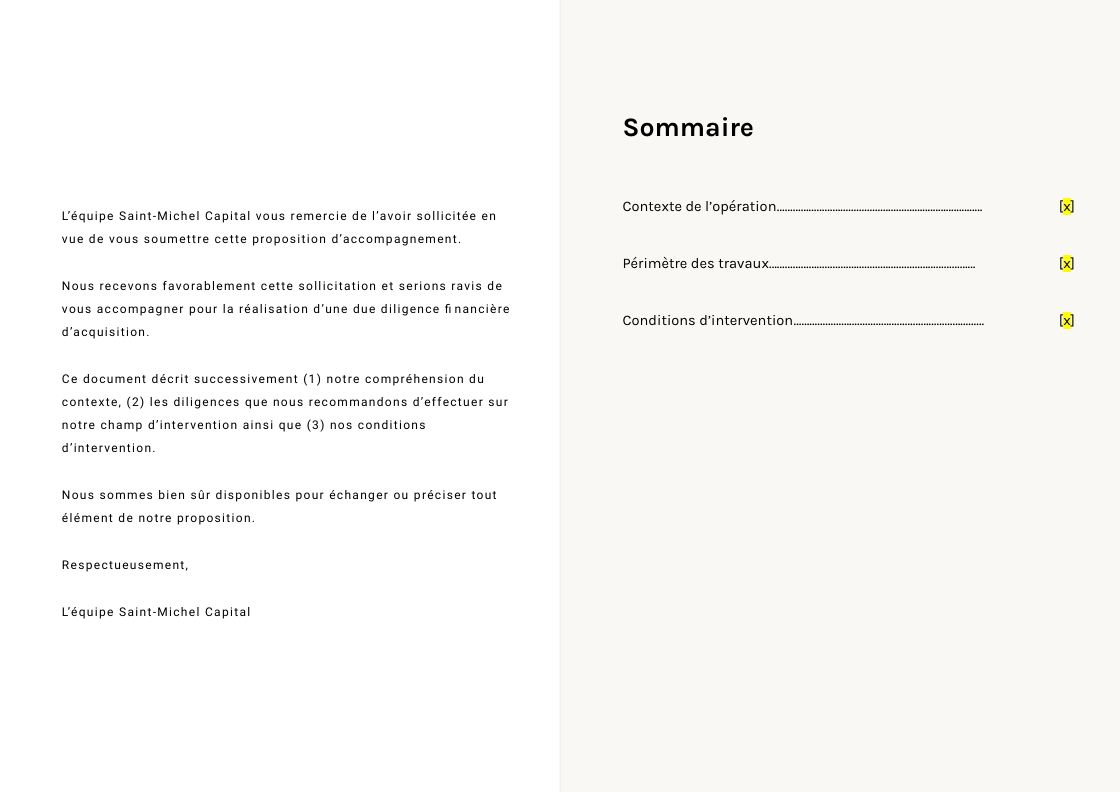
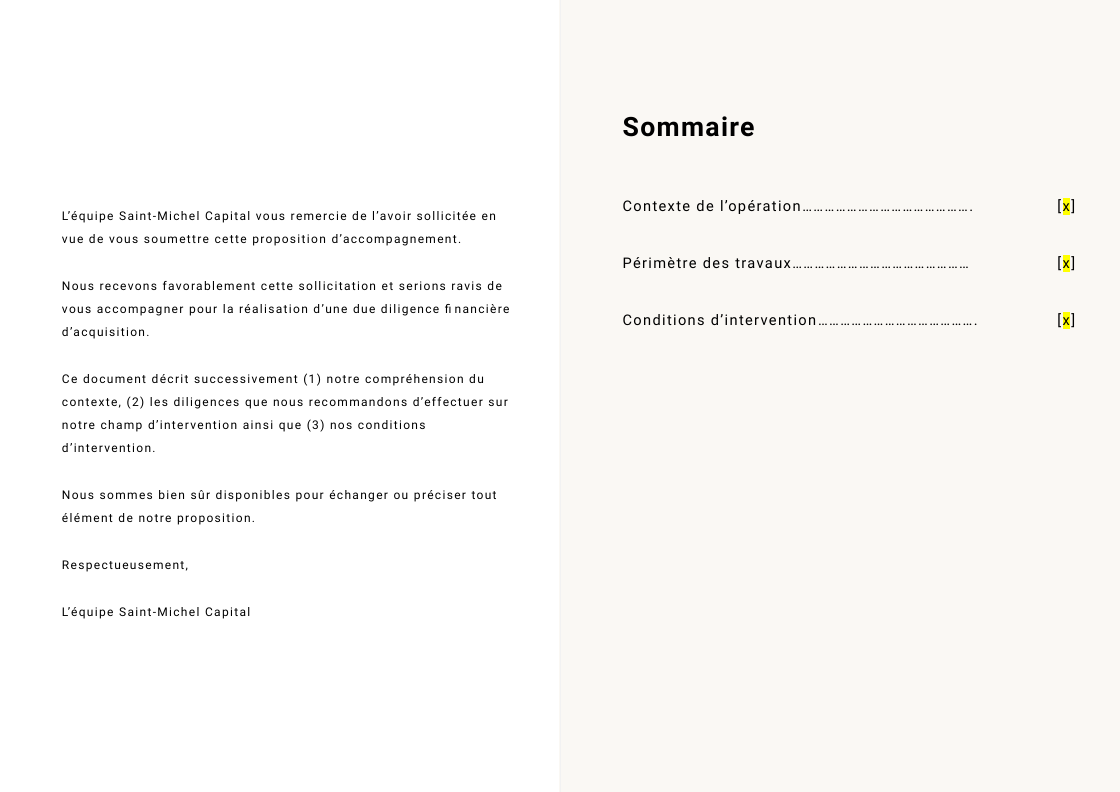
Before and after one commit to saintmichelcapital/gavroche, a slide deck: slide 2 of trames/trame_arial.pptx. Drawn at 1120x792 pixels with LibreOffice and Linux fonts; fonts in the diff are those of the drawing. Boxes give left, top, right and bottom in pixels: in the first picture for what was removed or moved away, otherwise in the second. Text is boxed around its words. In the diff, an @@ line names an element or a change of style, - is before the commit and + after.

```diff
--- a/trames/trame_arial.pptx
+++ b/trames/trame_arial.pptx
@@ text "Sommaire" at [623,116,755,137]: font Karla to Roboto, letter spacing 0 to 1 pt @@
@@ table at [623,178,1075,350] @@
-row 1, column 1: Contexte de l’opération……………………………………………...........................
+row 1, column 1: Contexte de l’opération……………………………………….
-row 2, column 1: Périmètre des travaux……………………………………………………………………
+row 2, column 1: Périmètre des travaux…………………………………………
-row 3, column 1: Conditions d’intervention………………………………………………………………
+row 3, column 1: Conditions d’intervention…………………………………….
@@ font Karla to Roboto, letter spacing 0 to 1 pt in "[x]", "[x]", "[x]" @@
```
Also in this commit, not shown: 2 other slides changed, 7 other files.
